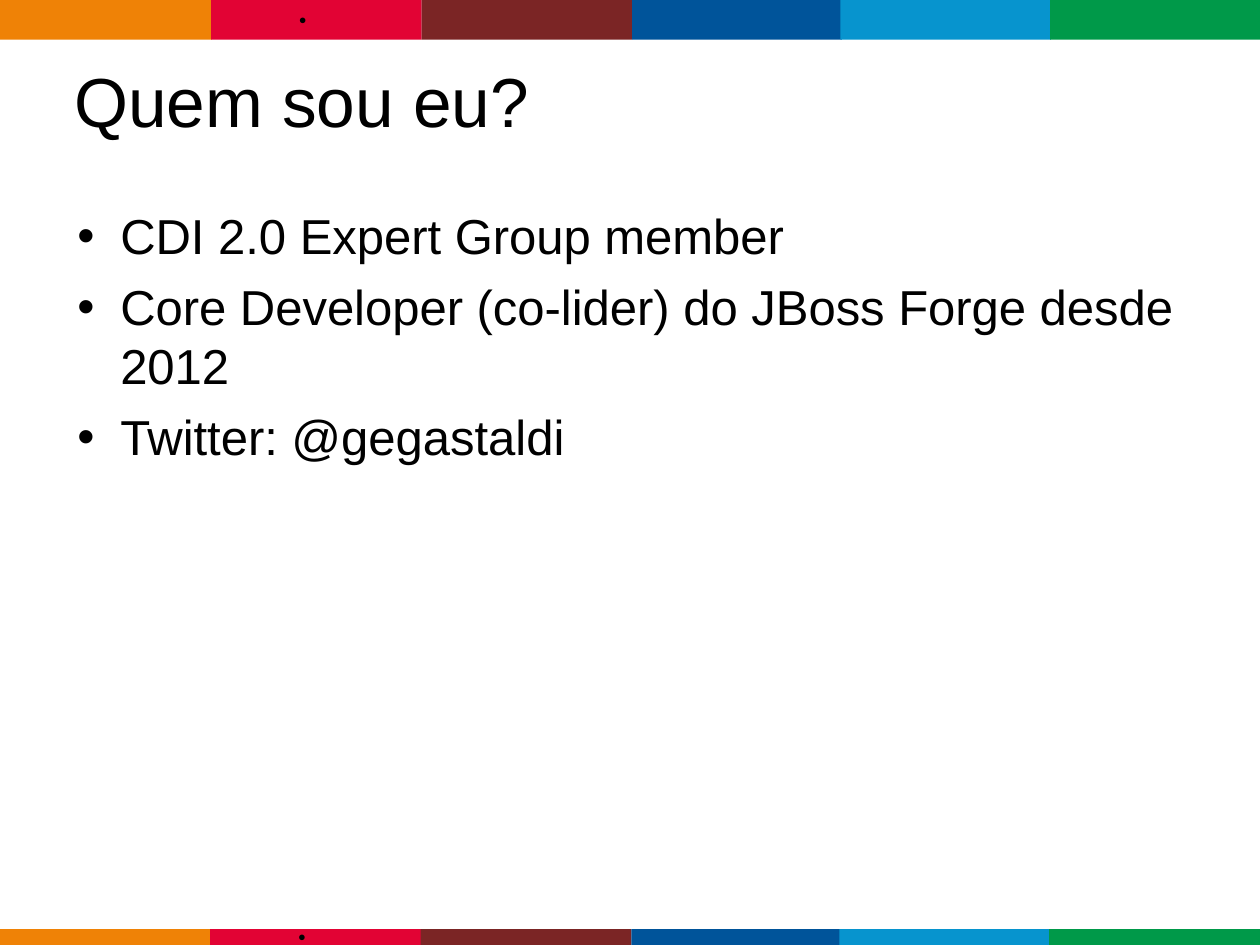
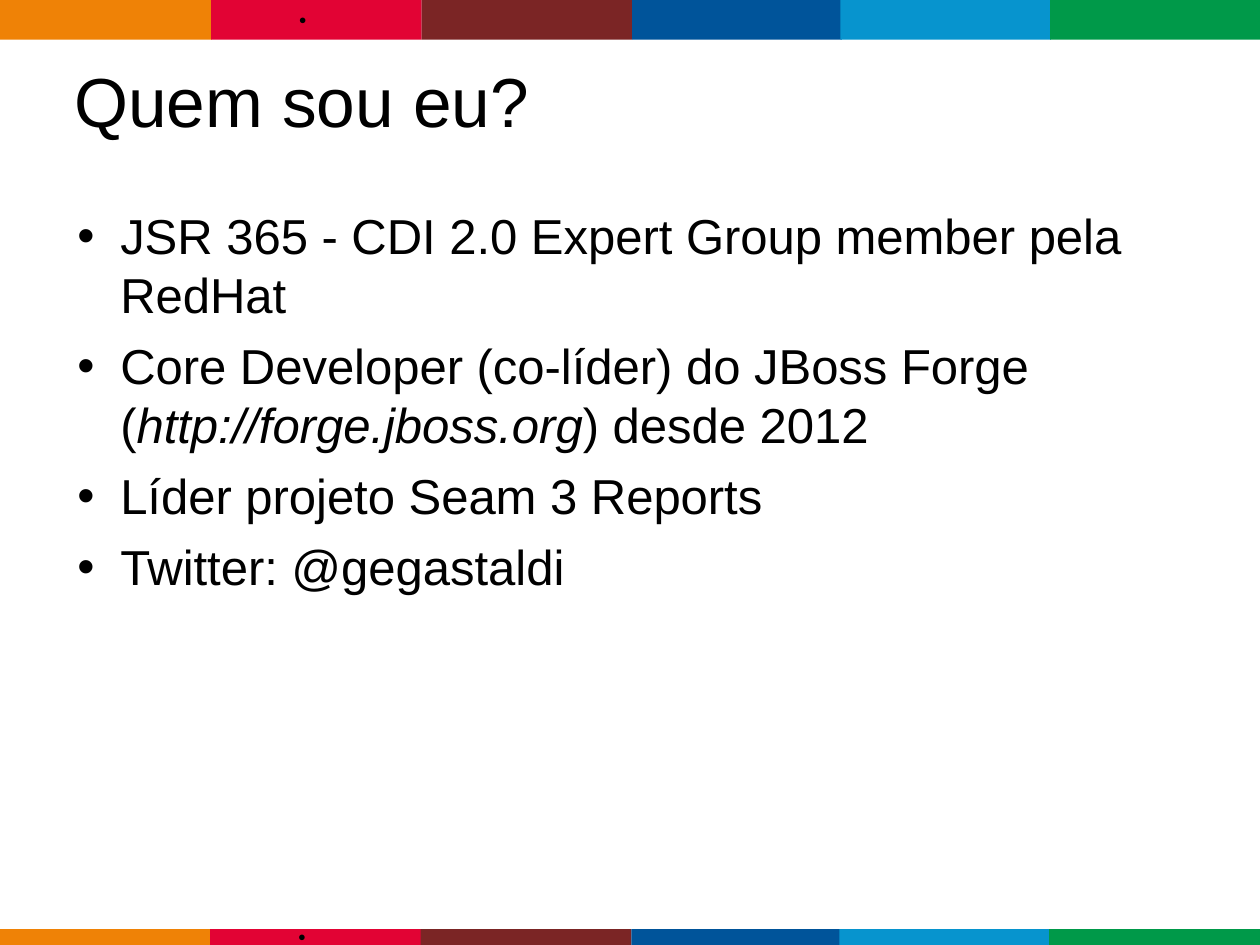
Before and after one commit to gastaldi/talks, a slide deck: slide 2 of CDI/TDC2015/TDC_2015-CDI-2.0.odp. Drawn at 1260x945 pixels with LibreOffice and Linux fonts; fonts in the diff are those of the drawing; background and template pictures are left out. Boxes give left, top, right and bottom in pixels: in the first picture for what was removed or moved away, otherwise in the second. Text is boxed around its words. In the diff, an @@ line names an element or a change of style, - is before the commit and + after.

```diff
--- a/CDI/TDC2015/TDC_2015-CDI-2.0.odp
+++ b/CDI/TDC2015/TDC_2015-CDI-2.0.odp
@@ text at bbox=[120, 218, 1122, 524]: text changed @@
-• CDI 2.0 Expert Group member
-• Core Developer (co-lider) do JBoss Forge desde 2012
+• JSR 365 - CDI 2.0 Expert Group member pela RedHat
+• Core Developer (co-líder) do JBoss Forge (http://forge.jboss.org) desde 2012
+• Líder projeto Seam 3 Reports
```
Also in this commit, not shown: 4 other slides changed.
